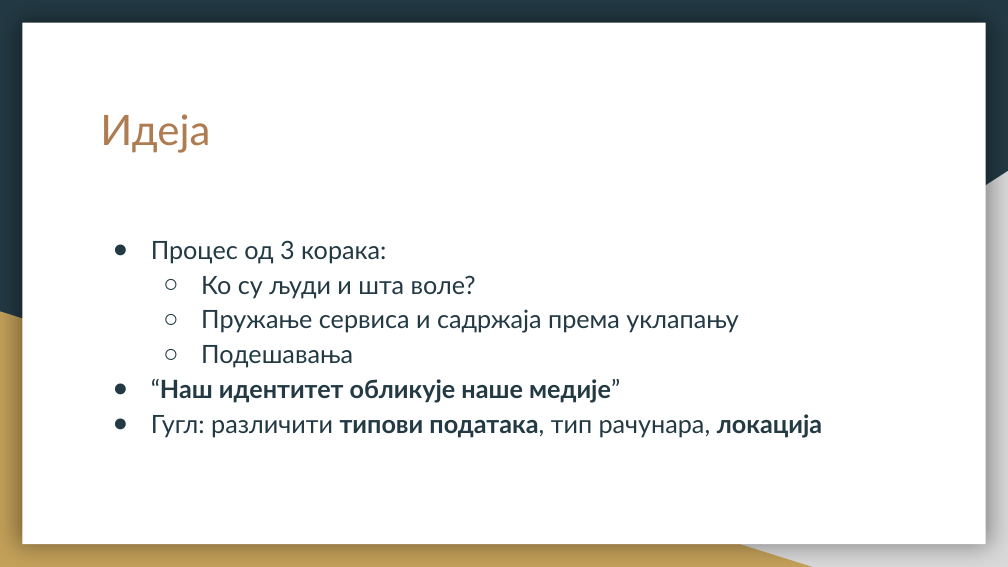
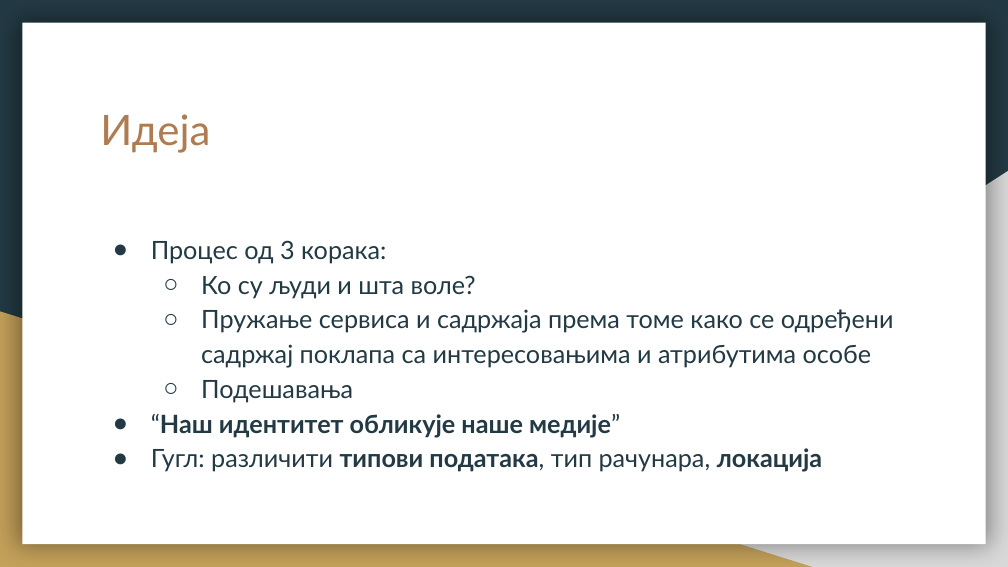
Before and after one commit to vukvuk21/RID, a slide deck: slide 9 of rid_2022_seminarski/mi18130_Bogdan_Markovic/predavanje_2/BogdanMarkovicPrezentacija.pptx. Drawn at 1008x567 pixels with LibreOffice and Linux fonts; fonts in the diff are those of the drawing. Boxes give left, top, right and bottom in pixels: in the first picture for what was removed or moved away, otherwise in the second. Text is boxed around its words. In the diff, an @@ line names an element or a change of style, - is before the commit and + after.

```diff
--- a/rid_2022_seminarski/mi18130_Bogdan_Markovic/predavanje_2/BogdanMarkovicPrezentacija.pptx
+++ b/rid_2022_seminarski/mi18130_Bogdan_Markovic/predavanje_2/BogdanMarkovicPrezentacija.pptx
@@ text at <box>201,309,894,368</box>: text changed @@
-  ○ Пружање сервиса и садржаја према уклапању
+  ○ Пружање сервиса и садржаја према томе како се одређени садржај поклапа са интересовањима и атрибутима особе
```
Also in this commit, not shown: 10 other slides changed, 1 other file.
